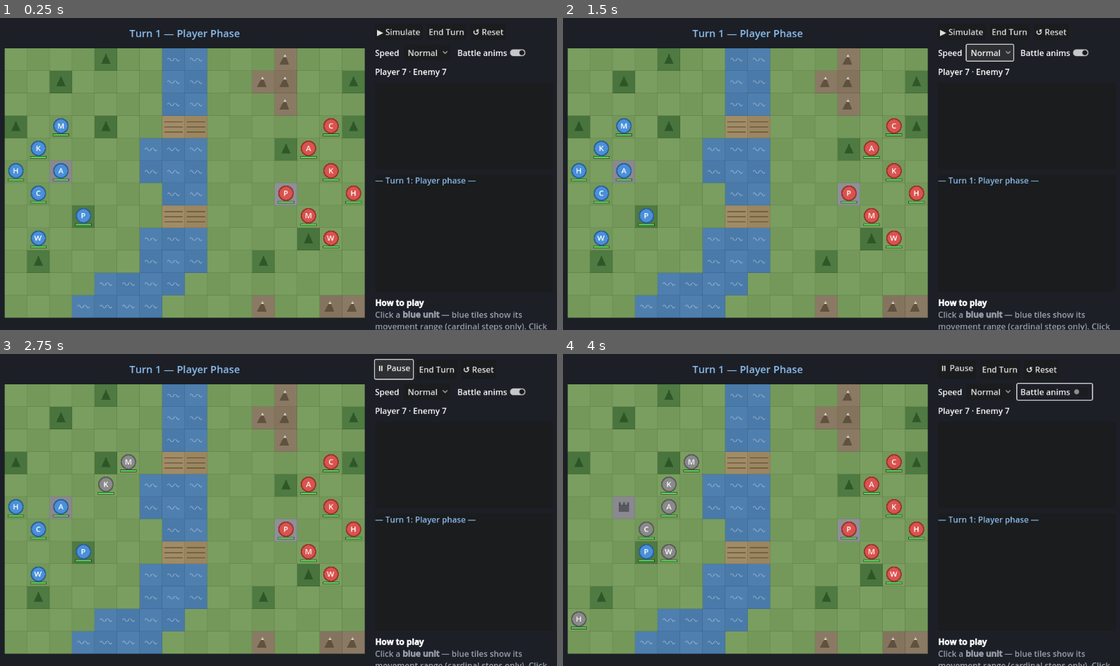
Above: before the commit, frames 1-4 (two rows, left to right).
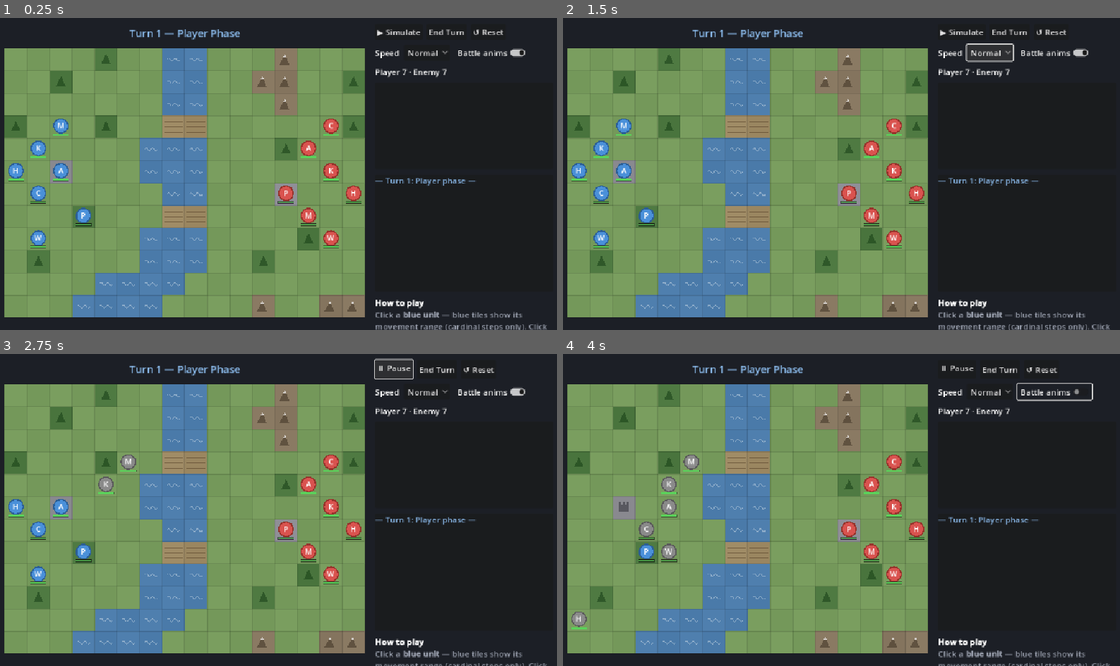
Above: after the commit, the same moments.

Repository: JRams/ProjectHellian
Game: Godot game, scene res://scenes/main.tscn
Same seed, same stepped clock (60 frames per second), same inputs: the game is played once before the commit and once after it.
Inputs:
- Up to frame 1 (0.25 s): no input
- Up to frame 2 (1.5 s): click "Normal" at 0.5 s; click "Normal" at 1.25 s
- Up to frame 3 (2.75 s): click "▶ Simulate" at 2 s
- Up to frame 4 (4 s): click "End Turn" at 2.75 s; click "Battle anims" at 3.5 s

The runs differ from the first frame. In frame 1, 3.0% of the frame differs, in the area x 0-99%, y 3-100%; in frame 2, 3.0%; in frame 3, 2.9%; in frame 4, 3.0%.

Commit message:
PROTOTYPE: mobile swipe input for Godot (Option A)
Experiment branch — not for merge until reviewed. See
docs/MOBILE_SWIPE.md for the full process writeup, the three scoping
options (A: swipe QTEs only / B: + map pan-zoom / C: full gestures),
the Android/iOS export steps, and open questions.

What this branch changes (godot/ only; web version untouched):
- project.godot: sensor-landscape orientation, canvas_items stretch
  with keep aspect, emulate_touch_from_mouse for desktop testing
- Offense QTEs are directional swipes: each class's addition now has a
  themed swipe pattern (Knight down-chop, Mercenary right-left-right,
  Pegasus up-right-down...) shown as an arrow in the timing ring; a
  wrong-direction swipe is a Miss, timing graded when the swipe
  crosses the distance threshold
- Defense parry maps to touch natively: finger down = guard,
  finger up = release
- Desktop fallbacks: mouse drags emulate swipes, arrow keys are
  instant swipes, Space still drives the parry
- Board play needs no changes: Godot's emulate_mouse_from_touch makes
  the existing tap-to-select/move/attack code work on phones as-is

Co-Authored-By: Claude Fable 5 <noreply@anthropic.com>
Claude-Session: https://claude.ai/code/session_01VXYAA8SbJT8ywQPnjyTmEB

Diff:
--- a/godot/project.godot
+++ b/godot/project.godot
@@ -20,6 +20,13 @@
 
 window/size/viewport_width=1104
 window/size/viewport_height=624
+window/handheld/orientation=4
+window/stretch/mode="canvas_items"
+window/stretch/aspect="keep"
+
+[input_devices]
+
+pointing/emulate_touch_from_mouse=true
 
 [rendering]
 
--- a/godot/scenes/main.tscn
+++ b/godot/scenes/main.tscn
@@ -84,7 +84,7 @@
 fit_content = true
 text = "[b]How to play[/b]
 [color=#9aa0ae]Click a [b]blue unit[/b] — blue tiles show its movement range (cardinal steps only). Click a tile to move. Enemies in range glow [b]red[/b]; click one to attack (hover for the forecast). Click anywhere else to wait.
-[b]Attacking:[/b] tap [b]Space[/b] (or click) when the shrinking ring meets the target. Each class has its own rhythm — chain every press perfectly for [b]MAX! damage (1.5×)[/b] …(79 unchanged characters)…
+[b]Attacking:[/b] [b]swipe in the arrow's direction[/b] (drag with mouse on desktop, or use arrow keys) when the shrinking ring meets the target. Each class has its own swipe pattern — chain every one perfectly for [b]MAX! damage (1.5×)[/b] …(79 unchanged characters)…
 [color=#e04848][b]Defending:[/b][/color] when an enemy charges you, [b]press and hold[/b] to raise your guard, then [b]release as the blow lands[/b] — a perfect release [b]parries (50% damage)[/b]; holding through still guards (90%); dropping your guard early leaves you exposed.
 [b]Simulate[/b] lets the AI play both armies (no QTEs).[/color]"
 
--- a/godot/scripts/battle_vignette.gd
+++ b/godot/scripts/battle_vignette.gd
@@ -5,12 +5,14 @@
 #    recorded events (used for AI-vs-AI simulation).
 #  - INTERACTIVE: Legend of Dragoon style additions. The battle resolves
 #    strike by strike DURING the vignette:
-#      * Offense (your strikes): time taps (Space / click) against a
-#        shrinking ring — one per step of your class's rhythm. Scales
-#        damage dealt 0.75x-1.5x.
-#      * Defense (incoming strikes): HOLD in anticipation while the enemy
-#        charges you, then RELEASE as the blow lands. Parried! 50% /
-#        Blocked 75% / held-through Guarded 90% / dropped guard 100%.
+#      * Offense (your strikes): SWIPE in the direction shown, timed
+#        against the shrinking ring — one swipe per step of your class's
+#        rhythm. Scales damage dealt 0.75x-1.5x. (Mobile prototype: on
+#        the main branch this is a timed tap instead.)
+#      * Defense (incoming strikes): HOLD (finger down) in anticipation
+#        while the enemy charges you, then RELEASE as the blow lands.
+#        Parried! 50% / Blocked 75% / held-through Guarded 90% /
+#        dropped guard 100%.
 #    Ring color = combat type: blue physical, green magic, red defense.
 #
 # Godot concepts on display:
@@ -41,6 +43,12 @@
 const RING_POS := Vector2(280, 105)
 const RING_START := 74.0
 const RING_END := 26.0
+# A swipe = touch travels this many pixels; graded the moment it's crossed.
+const SWIPE_MIN_DIST := 60.0
+const SWIPE_DIRS := {
+	"up": Vector2.UP, "down": Vector2.DOWN,
+	"left": Vector2.LEFT, "right": Vector2.RIGHT,
+}
 
 var playing := false
 var interactive := false
@@ -67,6 +75,11 @@
 var outro_dur := OUTRO
 var outro_beat := {}
 var finish_called := false
+
+# swipe tracking (one finger; index 0 with mouse emulation)
+var touch_start := Vector2.ZERO
+var touch_active := false
+var swipe_consumed := false
 
 
 # --- QTE grading (static so the headless test can exercise it) ----------------
@@ -209,38 +222,83 @@
 # --- input ------------------------------------------------------------------------
 
 
-# Offense taps trigger on press-down; defense parries need the release
-# too, so both edges of key and mouse are handled.
+# MOBILE PROTOTYPE: input arrives as touch events. On a phone these come
+# from the screen; on desktop, emulate_touch_from_mouse (project.godot)
+# synthesizes them from mouse drags, so the swipes are testable anywhere.
+#  - Offense: swipe in the step's direction; graded when the finger has
+#    travelled SWIPE_MIN_DIST, so timing is judged at the flick itself.
+#  - Defense: finger down = guard up, finger up = release (unchanged).
+#  - Replay mode: any tap skips.
 func _gui_input(event: InputEvent) -> void:
-	if event is InputEventMouseButton and event.button_index == MOUSE_BUTTON_LEFT:
+	if event is InputEventScreenTouch:
 		if event.pressed:
+			if not interactive:
+				skip()
+				return
+			touch_active = true
+			swipe_consumed = false
+			touch_start = event.position
+			_hold_start()
+		else:
+			touch_active = false
 			if interactive:
-				_hold_start()
-			else:
-				skip()
-		elif interactive:
-			_hold_end()
-
-
+				if not swipe_consumed:
+					_try_swipe(event.position - touch_start)
+				_hold_end()
+	elif event is InputEventScreenDrag and interactive and touch_active \
+			and not swipe_consumed:
+		_try_swipe(event.position - touch_start)
+
+
+# Desktop fallbacks: arrow keys are instant swipes, Space drives the parry.
 func _unhandled_key_input(event: InputEvent) -> void:
-	if playing and interactive and event is InputEventKey \
-			and event.keycode == KEY_SPACE:
+	if not playing or not interactive or not event is InputEventKey:
+		return
+	if event.keycode == KEY_SPACE:
 		if event.pressed and not event.echo:
 			_hold_start()
 		elif not event.pressed:
 			_hold_end()
-
-
-# Press-down: offense grades the tap immediately; defense raises the guard.
+	elif event.pressed and not event.echo:
+		match event.keycode:
+			KEY_UP: _swipe("up")
+			KEY_DOWN: _swipe("down")
+			KEY_LEFT: _swipe("left")
+			KEY_RIGHT: _swipe("right")
+
+
+# Turn a touch displacement into a directional swipe once it's long enough.
+func _try_swipe(delta_pos: Vector2) -> void:
+	if delta_pos.length() < SWIPE_MIN_DIST:
+		return
+	swipe_consumed = true
+	var dir := "right" if delta_pos.x > 0 else "left"
+	if absf(delta_pos.y) > absf(delta_pos.x):
+		dir = "down" if delta_pos.y > 0 else "up"
+	_swipe(dir)
+
+
+# A completed swipe: for offense, both the DIRECTION and the MOMENT the
+# swipe completed are graded — wrong direction is a Miss no matter the
+# timing. Defense ignores swipes (it's hold/release).
+func _swipe(dir: String) -> void:
+	if not playing or not interactive or phase != Phase.QTE:
+		return
+	if qte["kind"] != "offense" or qte["step_t"] < 0.0 or qte["step_done"]:
+		return
+	var wanted: String = qte["spec"]["swipes"][qte["step"]]
+	if dir != wanted:
+		_record_press({"points": 0.0, "text": "Miss", "color": Color("8a90a0")})
+		return
+	var period: float = qte["spec"]["periods"][qte["step"]]
+	_record_press(grade_press(absf(qte["step_t"] - period), qte["spec"]))
+
+
+# Guard up (defense only — offense is driven by completed swipes).
 func _hold_start() -> void:
 	if not playing or not interactive or phase != Phase.QTE:
 		return
-	if qte["kind"] == "offense":
-		if qte["step_t"] < 0.0 or qte["step_done"]:
-			return  # ignore presses in the wind-up
-		var period: float = qte["spec"]["periods"][qte["step"]]
-		_record_press(grade_press(absf(qte["step_t"] - period), qte["spec"]))
-	elif qte["state"] == "waiting":
+	if qte["kind"] == "defense" and qte["state"] == "waiting":
 		qte["state"] = "holding"
 
 
@@ -590,14 +648,27 @@
 	# target ring
 	draw_arc(RING_POS, RING_END, 0, TAU, 48, color, 3.0)
 
+	# required swipe direction, drawn as an arrow inside the target ring
+	_draw_swipe_arrow(SWIPE_DIRS[qte["spec"]["swipes"][qte["step"]]], color)
+
 	# shrinking ring (only once the wind-up is over)
 	if qte["step_t"] >= 0.0 and not qte["step_done"]:
 		var k: float = minf(1.0, qte["step_t"] / period)
 		var r := RING_START - (RING_START - RING_END) * k
 		draw_arc(RING_POS, r, 0, TAU, 48, color, 4.0)
 
-	draw_string(font, RING_POS + Vector2(-120, 48), "SPACE / CLICK",
+	draw_string(font, RING_POS + Vector2(-120, 48), "SWIPE WITH THE ARROW",
 			HORIZONTAL_ALIGNMENT_CENTER, 240, 11, Color(1, 1, 1, 0.55 * panel_alpha))
+
+
+func _draw_swipe_arrow(dir: Vector2, color: Color) -> void:
+	var tip := RING_POS + dir * 14.0
+	var tail := RING_POS - dir * 12.0
+	var side := Vector2(-dir.y, dir.x)  # perpendicular
+	draw_line(tail, tip - dir * 6.0, color, 4.0)
+	draw_colored_polygon(PackedVector2Array([
+		tip, tip - dir * 10.0 + side * 7.0, tip - dir * 10.0 - side * 7.0,
+	]), color)
 
 
 func _draw_defense_qte(font: Font) -> void:
@@ -643,7 +714,7 @@
 
 	var hint := ""
 	if qte["state"] == "waiting":
-		hint = "HOLD SPACE / MOUSE TO GUARD"
+		hint = "HOLD TO GUARD"
 	elif holding:
 		hint = "RELEASE AS THE BLOW LANDS!"
 	if hint != "":
--- a/godot/scripts/core/game_data.gd
+++ b/godot/scripts/core/game_data.gd
@@ -34,6 +34,9 @@
 # Offense: each class has a unique attack pattern — `periods` is the seconds
 # between successive press targets (one entry per press); `perfect`/`good`
 # are the timing tolerances in seconds.
+# On touch (this branch): each offense step is a SWIPE in the listed
+# direction, graded at the moment the swipe crosses the distance threshold;
+# a wrong-direction swipe is a Miss. Patterns are themed per class.
 # Defense is a HOLD-AND-RELEASE parry: press and hold while the attacker
 # winds up (`windup`) and charges in (`travel`), then release as the blow
 # lands. Tolerances grade the release against the impact moment.
@@ -78,7 +81,7 @@
 		"defense": 13, "resistance": 3, "movement": 4,
 		"attack_range": [1], "might": 8, "hit": 80, "crit": 0,
 		"description": "Armored wall. Hits hard, moves slow, shrugs off physical damage.",
-		"qte": {"periods": [1.1], "perfect": 0.07, "good": 0.16},
+		"qte": {"swipes": ["down"], "periods": [1.1], "perfect": 0.07, "good": 0.16},
 	}),
 	"Mercenary": UnitClass.new({
 		"display_name": "Mercenary", "icon": "M", "weapon": "Steel Sword",
@@ -86,7 +89,8 @@
 		"defense": 6, "resistance": 4, "movement": 5,
 		"attack_range": [1], "might": 7, "hit": 95, "crit": 10,
 		"description": "Balanced swordfighter. Accurate, fast, doubles slower foes.",
-		"qte": {"periods": [0.55, 0.55, 0.55], "perfect": 0.055, "good": 0.12},
+		"qte": {"swipes": ["right", "left", "right"],
+			"periods": [0.55, 0.55, 0.55], "perfect": 0.055, "good": 0.12},
 	}),
 	"Cavalier": UnitClass.new({
 		"display_name": "Cavalier", "icon": "C", "weapon": "Iron Lance",
@@ -94,7 +98,7 @@
 		"defense": 9, "resistance": 4, "movement": 7,
 		"attack_range": [1], "might": 8, "hit": 85, "crit": 0, "is_mounted": true,
 		"description": "Mounted lancer. High movement, but mountains block the horse.",
-		"qte": {"periods": [0.7, 0.45], "perfect": 0.06, "good": 0.13},
+		"qte": {"swipes": ["right", "right"], "periods": [0.7, 0.45], "perfect": 0.06, "good": 0.13},
 	}),
 	"Archer": UnitClass.new({
 		"display_name": "Archer", "icon": "A", "weapon": "Iron Bow",
@@ -102,7 +106,7 @@
 		"defense": 5, "resistance": 3, "movement": 5,
 		"attack_range": [2], "might": 7, "hit": 90, "crit": 5,
 		"description": "Attacks at range 2 only. Safe from melee counters, weak up close.",
-		"qte": {"periods": [0.8], "perfect": 0.04, "good": 0.09},
+		"qte": {"swipes": ["up"], "periods": [0.8], "perfect": 0.04, "good": 0.09},
 	}),
 	"Mage": UnitClass.new({
 		"display_name": "Mage", "icon": "W", "weapon": "Fire Tome",
@@ -110,7 +114,7 @@
 		"defense": 3, "resistance": 10, "movement": 5,
 		"attack_range": [1, 2], "might": 6, "hit": 90, "crit": 0, "is_magic": true,
 		"description": "Magic damage targets resistance. Melts armored units.",
-		"qte": {"periods": [0.9, 0.5], "perfect": 0.06, "good": 0.13},
+		"qte": {"swipes": ["up", "down"], "periods": [0.9, 0.5], "perfect": 0.06, "good": 0.13},
 	}),
 	"Healer": UnitClass.new({
 		"display_name": "Healer", "icon": "H", "weapon": "Heal Staff",
@@ -125,7 +129,8 @@
 		"defense": 5, "resistance": 9, "movement": 7,
 		"attack_range": [1], "might": 6, "hit": 90, "crit": 5, "is_flier": true,
 		"description": "Flier: ignores all terrain. Fast and evasive, but fragile.",
-		"qte": {"periods": [0.45, 0.4, 0.35], "perfect": 0.05, "good": 0.11},
+		"qte": {"swipes": ["up", "right", "down"],
+			"periods": [0.45, 0.4, 0.35], "perfect": 0.05, "good": 0.11},
 	}),
 }
 
Not shown, added: docs/MOBILE_SWIPE.md
